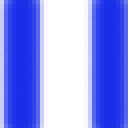
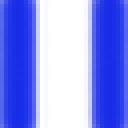
Layered file, before and after one edit (128x128). Changes by layer:
painted on "Layer 1" over 0, 0, 44, 128
